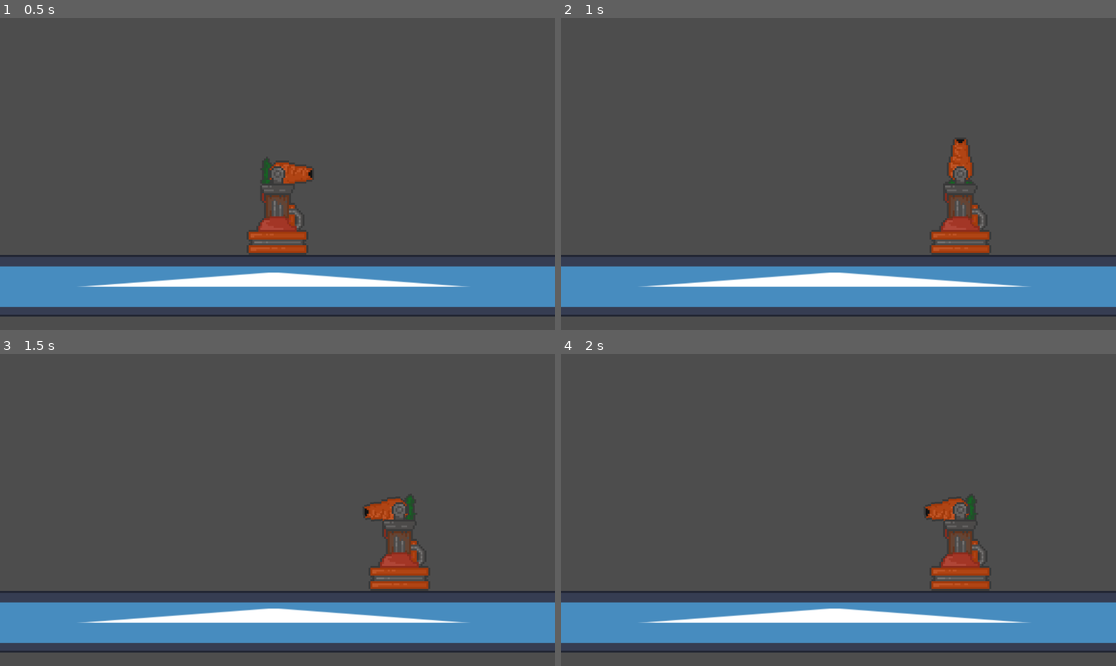
Above: before the commit, frames 1-4 (two rows, left to right).
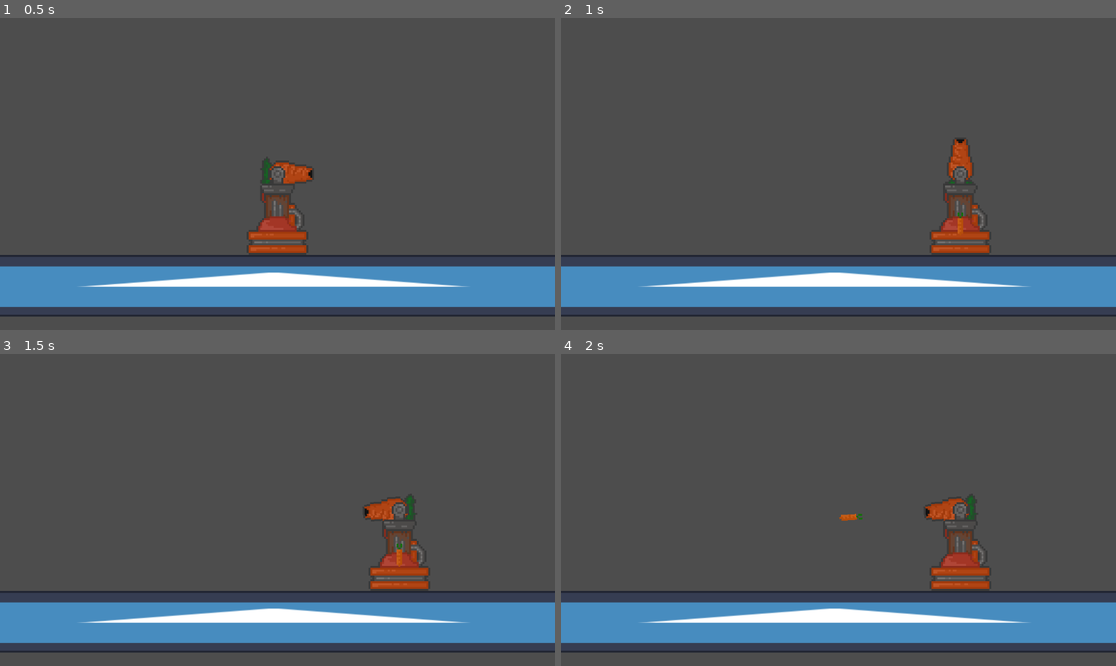
Above: after the commit, the same moments.

Repository: Luminescent-Cheese/district-jam-VII
Game: Godot game, scene res://test.tscn
Two runs of this game, one before a commit and one after it. Both use one fixed random seed, a clock stepped at 60 frames per second and the inputs below. The engine's default icon, where the game draws it, is replaced by a stand-in: a white triangle on a blue panel in a dark square.
Inputs (mouse positions are in pixels of both pictures, inside the frame that each line leads up to):
- Up to frame 1 (0.5 s): no input
- Up to frame 2 (1 s): tap Enter (ui_accept) at 0.5, 0.77 s; move the mouse to (960, 158) at 0.52 s; hold Right (ui_right) from 0.53 s (still down); click (960, 158) at 0.67 s
- Up to frame 3 (1.5 s): keep holding Right (ui_right); move the mouse to (166, 525) at 1.27 s; click (166, 525) at 1.42 s
- Up to frame 4 (2 s): keep holding Right (ui_right); tap Enter (ui_accept) at 1.52 s

Frame 1 is identical in both runs. In frame 2, less than 0.1% of the frame differs, in the area x 71-73%, y 62-70%; in frame 3, less than 0.1%; in frame 4, less than 0.1%, in the area x 50-55%, y 51-54%.

Commit message:
Basic bullets
buildings can now fire bullets (also mildly improved folder organization)

Diff:
--- a/building.tscn
+++ b/Buildings/building.tscn
@@ -1,13 +1,14 @@
 [gd_scene format=3 uid="uid://b2vt2s656fr3m"]
 
-[ext_resource type="Script" uid="uid://drt0bg1skvdpg" path="res://buildingBase.gd" id="1_2yopf"]
-[ext_resource type="Texture2D" uid="uid://6j5q4vcde6ai" path="res://icon.svg" id="1_5j34s"]
+[ext_resource type="Script" uid="uid://drt0bg1skvdpg" path="res://Buildings/buildingBase.gd" id="1_282m8"]
+[ext_resource type="Texture2D" uid="uid://6j5q4vcde6ai" path="res://icon.svg" id="2_hr4wu"]
 
 [sub_resource type="RectangleShape2D" id="RectangleShape2D_2yopf"]
 size = Vector2(129, 190.5)
 
 [node name="Building" type="CharacterBody2D" unique_id=1422852066]
-script = ExtResource("1_2yopf")
+script = ExtResource("1_282m8")
+fireRate = 0.5
 
 [node name="Pivot" type="Node2D" parent="." unique_id=1085883043]
 position = Vector2(0, -46.5)
@@ -15,8 +16,12 @@
 [node name="Base" type="Sprite2D" parent="." unique_id=1108329169]
 position = Vector2(0, -46.5)
 scale = Vector2(0.4375, 0.7265625)
-texture = ExtResource("1_5j34s")
+texture = ExtResource("2_hr4wu")
 
 [node name="CollisionShape2D" type="CollisionShape2D" parent="." unique_id=1382810759]
 position = Vector2(0, -48)
 shape = SubResource("RectangleShape2D_2yopf")
+
+[node name="Cooldown" type="Timer" parent="." unique_id=1664144274]
+
+[connection signal="timeout" from="Cooldown" to="." method="_on_cooldown_timeout"]
--- /dev/null
+++ b/Buildings/buildingBase.gd
@@ -0,0 +1,46 @@
+extends CharacterBody2D
+
+@onready var cooldown = $Cooldown
+const BULLET = preload("res://bullet.tscn")
+
+@export var bulletSpawn:Marker2D
+@onready var xPos = 99999
+@export var cost: float
+enum bullets{Carrot}
+@export var bulletType:bullets
+@export var fireRate: float
+
+var canFire:bool
+
+func _ready() -> void:
+	canFire = true
+	cooldown.wait_time = fireRate
+
+func _physics_process(delta: float) -> void:
+	if xPos == 99999:
+		_buildPlace()
+	else:
+		$Pivot.look_at(get_global_mouse_position())
+		if canFire:
+			_fireBullet()
+			canFire = false
+			cooldown.start()
+
+
+		#all stuff tower does
+
+func _buildPlace() -> void:
+	position = Vector2(get_global_mouse_position().x,0)
+	if Input.is_mouse_button_pressed(MOUSE_BUTTON_LEFT):
+		xPos = position.x
+
+func _fireBullet()-> void:
+	var newBullet = BULLET.instantiate()
+	newBullet.position = bulletSpawn.global_position
+	#replace below with proper position later
+	newBullet.direction = (bulletSpawn.global_position).direction_to(get_global_mouse_position())
+	add_sibling(newBullet)
+
+
+func _on_cooldown_timeout() -> void:
+	canFire = true
--- a/buildingBase.gd
+++ /dev/null
@@ -1,16 +0,0 @@
-extends CharacterBody2D
-
-@export var xPos = 99999
-@export var cost = 0
-func _physics_process(delta: float) -> void:
-	if xPos == 99999:
-		_buildPlace()
-	else:
-		$Pivot.look_at(get_global_mouse_position())
-
-		#all stuff tower does
-
-func _buildPlace() -> void:
-	position = Vector2(get_global_mouse_position().x,0)
-	if Input.is_mouse_button_pressed(MOUSE_BUTTON_LEFT):
-		xPos = position.x
--- /dev/null
+++ b/bullet.gd
@@ -0,0 +1,13 @@
+extends CharacterBody2D
+@export var direction: Vector2
+@export var SPEED = 600
+
+func _ready() -> void:
+	look_at(global_position + direction)
+func _physics_process(delta: float) -> void:
+	velocity = direction*SPEED
+	move_and_slide()
+
+
+func _on_delete_timer_timeout() -> void:
+	queue_free()
--- /dev/null
+++ b/bullet.tscn
@@ -0,0 +1,51 @@
+[gd_scene format=3 uid="uid://bpu5cay1x61lm"]
+
+[ext_resource type="Texture2D" uid="uid://coivshytmi5fd" path="res://Buildings/BuildingArt/Carrot bullet.png" id="1_v7oki"]
+[ext_resource type="Script" uid="uid://b8qib1j227c2v" path="res://bullet.gd" id="1_v8qja"]
+
+[sub_resource type="AtlasTexture" id="AtlasTexture_v8qja"]
+atlas = ExtResource("1_v7oki")
+region = Rect2(0, 0, 64, 64)
+
+[sub_resource type="AtlasTexture" id="AtlasTexture_t4vbm"]
+atlas = ExtResource("1_v7oki")
+region = Rect2(0, 64, 64, 64)
+
+[sub_resource type="SpriteFrames" id="SpriteFrames_2b2rl"]
+animations = [{
+"frames": [{
+"duration": 1.0,
+"texture": SubResource("AtlasTexture_v8qja")
+}, {
+"duration": 1.0,
+"texture": SubResource("AtlasTexture_t4vbm")
+}],
+"loop": true,
+"name": &"default",
+"speed": 5.0
+}]
+
+[sub_resource type="CapsuleShape2D" id="CapsuleShape2D_b7duk"]
+height = 54.0
+
+[node name="Bullet" type="CharacterBody2D" unique_id=1804718481]
+collision_layer = 0
+collision_mask = 0
+script = ExtResource("1_v8qja")
+
+[node name="BulletSprite" type="AnimatedSprite2D" parent="." unique_id=849270467]
+texture_filter = 1
+position = Vector2(2, 2)
+rotation = 1.5707964
+sprite_frames = SubResource("SpriteFrames_2b2rl")
+
+[node name="CollisionShape2D" type="CollisionShape2D" parent="." unique_id=654791947]
+position = Vector2(6, 0)
+rotation = 1.5707964
+shape = SubResource("CapsuleShape2D_b7duk")
+
+[node name="DeleteTimer" type="Timer" parent="." unique_id=44495280]
+wait_time = 2.0
+autostart = true
+
+[connection signal="timeout" from="DeleteTimer" to="." method="_on_delete_timer_timeout"]
--- a/carrot_cannon.tscn
+++ b/carrot_cannon.tscn
@@ -1,8 +1,8 @@
 [gd_scene format=3 uid="uid://cvsegvgq73n84"]
 
-[ext_resource type="PackedScene" uid="uid://b2vt2s656fr3m" path="res://building.tscn" id="1_wimi5"]
-[ext_resource type="Texture2D" uid="uid://dn8nxh8x5h0nf" path="res://Carrot Cannon.png" id="2_lmci4"]
-[ext_resource type="Texture2D" uid="uid://b5dqav68wkr58" path="res://Carrot Cannon base.png" id="2_s8oic"]
+[ext_resource type="PackedScene" uid="uid://b2vt2s656fr3m" path="res://Buildings/building.tscn" id="1_wimi5"]
+[ext_resource type="Texture2D" uid="uid://dn8nxh8x5h0nf" path="res://Buildings/BuildingArt/Carrot Cannon.png" id="2_lmci4"]
+[ext_resource type="Texture2D" uid="uid://b5dqav68wkr58" path="res://Buildings/BuildingArt/Carrot Cannon base.png" id="2_s8oic"]
 
 [sub_resource type="AtlasTexture" id="AtlasTexture_s8k38"]
 atlas = ExtResource("2_lmci4")
@@ -40,7 +40,8 @@
 "speed": 5.0
 }]
 
-[node name="Carrot Cannon" unique_id=1422852066 instance=ExtResource("1_wimi5")]
+[node name="Carrot Cannon" unique_id=1422852066 node_paths=PackedStringArray("bulletSpawn") instance=ExtResource("1_wimi5")]
+bulletSpawn = NodePath("Pivot/Head/BulletSpawn")
 
 [node name="Pivot" parent="." index="0" unique_id=1085883043]
 position = Vector2(0, -168)
@@ -51,6 +52,10 @@
 rotation = 1.5707964
 sprite_frames = SubResource("SpriteFrames_lrygq")
 
+[node name="BulletSpawn" type="Marker2D" parent="Pivot/Head" index="0" unique_id=1425305804]
+position = Vector2(-2.0981465e-06, -48)
+rotation = -1.5707964
+
 [node name="Base" parent="." index="1" unique_id=1108329169]
 texture_filter = 1
 position = Vector2(0, -128)
Renamed: Carrot Cannon base.png -> Buildings/BuildingArt/Carrot Cannon base.png
Not shown, changed: Buildings/BuildingArt/Carrot Cannon base.png.import
Renamed: Carrot Cannon.png -> Buildings/BuildingArt/Carrot Cannon.png
Not shown, changed: Buildings/BuildingArt/Carrot Cannon.png.import
Binary file added: Buildings/BuildingArt/Carrot bullet.png
Not shown, added: Buildings/BuildingArt/Carrot bullet.png.import
Renamed: buildingBase.gd.uid -> Buildings/buildingBase.gd.uid
Not shown, added: bullet.gd.uid
